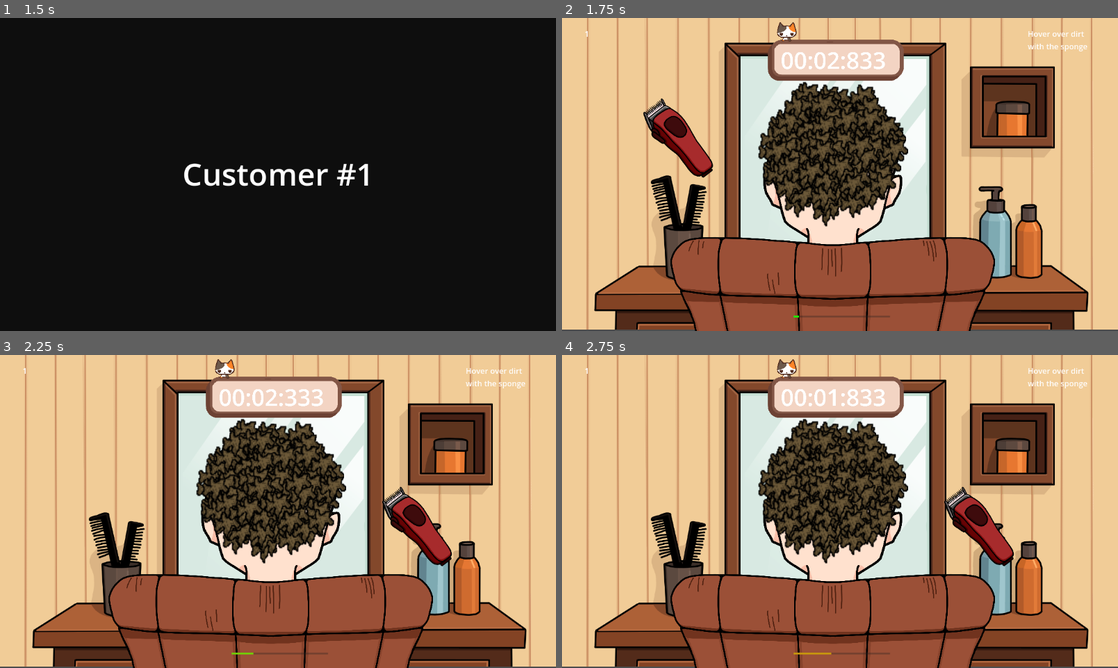
Above: before the commit, frames 1-4 (two rows, left to right).
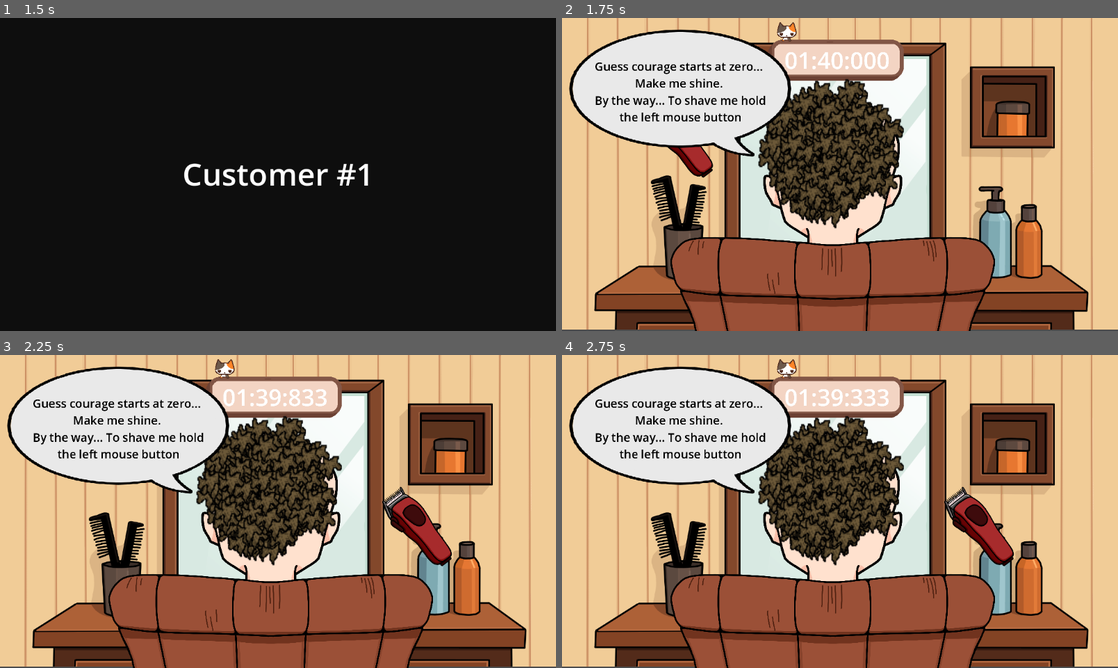
Above: after the commit, the same moments.

Repository: Warreign/fortune-favors-the-bold
Game: Godot game, scene res://MainMenu/MainMenu.tscn
Same seed, same stepped clock (60 frames per second), same inputs: the game is played once before the commit and once after it.
Inputs (mouse positions are in pixels of both pictures, inside the frame that each line leads up to):
- Up to frame 1 (1.5 s): click "Start" at 0.5 s; click "Start" at 1.25 s
- Up to frame 2 (1.75 s): no input
- Up to frame 3 (2.25 s): tap Enter at 2 s; move the mouse to (400, 495) at 2.02 s; press the mouse at (400, 495) at 2.03 s
- Up to frame 4 (2.75 s): tap Space (start_shaving, bound only after the commit) at 2.3 s

Frame 1 is identical in both runs. In frame 2, 18% of the frame differs, in the area x 1-95%, y 3-96%; in frame 3, 18%; in frame 4, 18%.

Commit message:
text bubble

Diff:
--- /dev/null
+++ b/General/TextBubble.gd
@@ -0,0 +1,4 @@
+extends CanvasLayer
+
+func set_bubble_text(text: String) -> void:
+	$Control/Text.set_text(text)
--- /dev/null
+++ b/General/TextBubble.tscn
@@ -0,0 +1,45 @@
+[gd_scene load_steps=4 format=3 uid="uid://dyqfu107xsew7"]
+
+[ext_resource type="Script" uid="uid://b23hbdjvyn11p" path="res://General/TextBubble.gd" id="1_ggju7"]
+[ext_resource type="Texture2D" uid="uid://qee3ddxestpx" path="res://Sprites/WashGame/567677420eb4ab09.png" id="1_wntst"]
+
+[sub_resource type="StyleBoxTexture" id="StyleBoxTexture_wntst"]
+content_margin_left = 20.0
+content_margin_top = 20.0
+content_margin_right = 20.0
+content_margin_bottom = 20.0
+texture = ExtResource("1_wntst")
+expand_margin_left = 80.0
+expand_margin_top = 50.0
+expand_margin_right = 80.0
+expand_margin_bottom = 60.0
+region_rect = Rect2(50, 169, 540, 403)
+
+[node name="TextBubble" type="CanvasLayer"]
+script = ExtResource("1_ggju7")
+
+[node name="Control" type="Control" parent="."]
+texture_filter = 1
+layout_mode = 3
+anchors_preset = 0
+offset_left = -24.0
+offset_top = -84.0
+offset_right = -24.0
+offset_bottom = -84.0
+scale = Vector2(0.5, 0.5)
+
+[node name="Text" type="Label" parent="Control"]
+layout_mode = 0
+offset_left = 158.0
+offset_top = 266.0
+offset_right = 920.0
+offset_bottom = 682.0
+theme_override_colors/font_color = Color(0, 0, 0, 1)
+theme_override_font_sizes/font_size = 48
+theme_override_styles/normal = SubResource("StyleBoxTexture_wntst")
+text = "Guess courage starts at zero...
+Make me shine.
+By the way... To shave me hold the left mouse button"
+horizontal_alignment = 1
+vertical_alignment = 1
+autowrap_mode = 2
--- a/Levels/Customer.gd
+++ b/Levels/Customer.gd
@@ -15,7 +15,7 @@
 var level_end = false
 
 func _ready() -> void:
-	$HairSpawner.connect("end", _on_level_end)
+	$HairGroom.level_ended.connect(_on_level_end)
 
 func initialize_end_screen(shave_percent: float, customer_num: int):
 	var level_end_instance = preload(level_end_widget_path).instantiate()
@@ -24,8 +24,11 @@
 
 
 func _process(delta: float):
-	if Input.is_action_just_pressed("to_main_menu"):
-		SceneLoader.load_scene(self, "main_menu", "Menu")
+	#if Input.is_action_just_pressed("to_main_menu"):
+		#SceneLoader.load_scene(self, "main_menu", "Menu")
+
+	if not $HairGroom.is_running() and Input.is_action_just_pressed("start_shaving"):
+		start_game()
 
 	if not is_paused:
 		if Input.is_action_just_pressed("pause"):
@@ -42,3 +45,6 @@
 	add_child(level_end_instance)
 	level_end_instance.initialize_level_end(customer_number, percent_shaved, is_timeout)
 	is_paused = true;
+
+func start_game() -> void:
+	$HairGroom.launch_game();
--- a/Levels/Customer0.tscn
+++ b/Levels/Customer0.tscn
@@ -1,185 +1,13 @@
-[gd_scene load_steps=13 format=3 uid="uid://4sngsrvaboha"]
+[gd_scene load_steps=4 format=3 uid="uid://4sngsrvaboha"]
 
 [ext_resource type="Script" uid="uid://bc5wc0glnq37g" path="res://Levels/Customer.gd" id="1_penn8"]
-[ext_resource type="Texture2D" uid="uid://7ugarm1hxci4" path="res://Sprites/WashGame/Game.png" id="2_je866"]
-[ext_resource type="Texture2D" uid="uid://pief7y7ppxla" path="res://Sprites/WashGame/headF.png" id="3_tsiw0"]
-[ext_resource type="Texture2D" uid="uid://dy1p8s5ej0mti" path="res://Sprites/WashGame/chair.png" id="4_8shah"]
-[ext_resource type="Script" uid="uid://blqx70sywhngi" path="res://Scripts/hair_spawner.gd" id="4_fekt3"]
-[ext_resource type="Texture2D" uid="uid://c2tdn2yv62tj8" path="res://Sprites/WashGame/timer.png" id="5_26qkr"]
-[ext_resource type="PackedScene" uid="uid://dr7seaticcntf" path="res://Prefabs/Hair.tscn" id="5_031yc"]
-[ext_resource type="Script" uid="uid://cbb0f3rgtib20" path="res://Scripts/shaver.gd" id="6_lsr2i"]
-[ext_resource type="Texture2D" uid="uid://7ixxwlmtejei" path="res://Sprites/WashGame/shaver.png" id="7_622bu"]
-[ext_resource type="Texture2D" uid="uid://ciy1ymckktomb" path="res://Sprites/WashGame/shaver_head1.png" id="8_inxs3"]
+[ext_resource type="PackedScene" uid="uid://dn2le3mwahtax" path="res://Scenes/HairGroom.tscn" id="2_sujt6"]
+[ext_resource type="PackedScene" uid="uid://dyqfu107xsew7" path="res://General/TextBubble.tscn" id="3_wujd7"]
 
-[sub_resource type="CircleShape2D" id="CircleShape2D_0nlrr"]
-radius = 129.0
-
-[sub_resource type="RectangleShape2D" id="RectangleShape2D_twggc"]
-size = Vector2(49.66404, 31.659348)
-
-[node name="HairGroom" type="Node2D"]
+[node name="Customer0" type="Node2D"]
 script = ExtResource("1_penn8")
 customer_number = 1
 
-[node name="BackgroundShaveGame" type="Sprite2D" parent="."]
-position = Vector2(575.49976, 321.50012)
-scale = Vector2(0.6015623, 0.5990741)
-texture = ExtResource("2_je866")
+[node name="HairGroom" parent="." instance=ExtResource("2_sujt6")]
 
-[node name="Head" type="Control" parent="."]
-layout_mode = 3
-anchors_preset = 0
-offset_left = 347.0
-offset_top = 27.0
-offset_right = 810.0
-offset_bottom = 490.0
-
-[node name="Head" type="Sprite2D" parent="Head"]
-position = Vector2(213.99994, 290.99994)
-scale = Vector2(0.2554876, 0.2309982)
-texture = ExtResource("3_tsiw0")
-
-[node name="Chair" type="Sprite2D" parent="."]
-position = Vector2(561, 632)
-scale = Vector2(0.207, 0.206)
-texture = ExtResource("4_8shah")
-
-[node name="Clock" type="Sprite2D" parent="."]
-position = Vector2(573, 111.000015)
-scale = Vector2(0.12, 0.12)
-texture = ExtResource("5_26qkr")
-
-[node name="ClockLabel" type="Label" parent="Clock"]
-offset_left = -1000.00024
-offset_top = -475.00015
-offset_right = 950.00024
-offset_bottom = 49.999847
-theme_override_font_sizes/font_size = 400
-text = "00:00:000"
-
-[node name="CenterContainer" type="VBoxContainer" parent="."]
-anchors_preset = 8
-anchor_left = 0.5
-anchor_top = 0.5
-anchor_right = 0.5
-anchor_bottom = 0.5
-offset_left = 480.0
-offset_top = 585.0
-offset_right = 680.0
-offset_bottom = 655.0
-grow_horizontal = 2
-grow_vertical = 2
-alignment = 1
-
-[node name="ProgressBar" type="ProgressBar" parent="CenterContainer"]
-layout_mode = 2
-max_value = 2.0
-show_percentage = false
-
-[node name="Control" type="Control" parent="CenterContainer"]
-layout_mode = 2
-
-[node name="CorrectLabel" type="Label" parent="CenterContainer/Control"]
-visible = false
-layout_mode = 0
-offset_left = -8.5
-offset_top = 0.5
-offset_right = 49.5
-offset_bottom = 23.5
-theme_override_colors/font_color = Color(0, 0.580392, 0, 1)
-text = "Clean"
-horizontal_alignment = 1
-
-[node name="WrongLabel" type="Label" parent="CenterContainer/Control"]
-visible = false
-layout_mode = 0
-offset_left = -8.5
-offset_top = 0.5
-offset_right = 49.5
-offset_bottom = 23.5
-theme_override_colors/font_color = Color(0.698039, 0, 0, 1)
-text = "Timeout"
-horizontal_alignment = 1
-
-[node name="ReferenceRect" type="ReferenceRect" parent="."]
-offset_left = 388.0
-offset_top = 180.0
-offset_right = 745.0
-offset_bottom = 528.0
-border_color = Color(1, 0, 0, 0)
-
-[node name="Area2D" type="Area2D" parent="."]
-position = Vector2(-2, -38)
-
-[node name="ReferenceHeadCollision" type="CollisionShape2D" parent="Area2D"]
-position = Vector2(563, 316)
-shape = SubResource("CircleShape2D_0nlrr")
-
-[node name="HairSpawner" type="Node" parent="."]
-script = ExtResource("4_fekt3")
-hair_prefab = ExtResource("5_031yc")
-CHANCE = 10
-
-[node name="ThinkTimer" type="Timer" parent="HairSpawner"]
-wait_time = 3.0
-one_shot = true
-autostart = true
-
-[node name="CorrectTimer" type="Timer" parent="HairSpawner"]
-wait_time = 0.2
-
-[node name="WrongTimer" type="Timer" parent="HairSpawner"]
-wait_time = 0.2
-
-[node name="Label" type="Label" parent="."]
-offset_left = 47.0
-offset_top = 21.0
-offset_right = 192.0
-offset_bottom = 65.0
-text = "0"
-
-[node name="Label2" type="Label" parent="."]
-offset_left = 965.0
-offset_top = 21.0
-offset_right = 1110.0
-offset_bottom = 65.0
-text = "Hover over dirt
-with the sponge"
-
-[node name="DirectionalLight2D" type="DirectionalLight2D" parent="."]
-energy = 0.1
-
-[node name="Shaver" type="CharacterBody2D" parent="." groups=["Shaver"]]
-z_index = 1
-position = Vector2(1, 1)
-script = ExtResource("6_lsr2i")
-
-[node name="Shaver2" type="Sprite2D" parent="Shaver"]
-visibility_layer = 2
-position = Vector2(428, 216.00002)
-rotation = -0.64751714
-scale = Vector2(0.4, 0.431)
-texture = ExtResource("7_622bu")
-
-[node name="Shaver3" type="Sprite2D" parent="Shaver"]
-visibility_layer = 2
-position = Vector2(428, 216.00002)
-rotation = -0.64751714
-scale = Vector2(0.4, 0.431)
-texture = ExtResource("8_inxs3")
-
-[node name="ColorRect" type="ColorRect" parent="Shaver"]
-visible = false
-offset_top = 1.0
-offset_right = 366.0
-offset_bottom = 181.0
-color = Color(0.992157, 0.992157, 0.227451, 1)
-
-[node name="CollisionShape2D" type="CollisionShape2D" parent="Shaver"]
-position = Vector2(355.63208, 188.14241)
-rotation = -0.65100783
-shape = SubResource("RectangleShape2D_twggc")
-
-[connection signal="timeout" from="HairSpawner/ThinkTimer" to="HairSpawner" method="_on_timer_timeout"]
-[connection signal="timeout" from="HairSpawner/CorrectTimer" to="HairSpawner" method="_on_correct_timer_timeout"]
-[connection signal="timeout" from="HairSpawner/WrongTimer" to="HairSpawner" method="_on_wrong_timer_timeout"]
+[node name="TextBubble" parent="." instance=ExtResource("3_wujd7")]
--- a/Levels/Customer1.tscn
+++ b/Levels/Customer1.tscn
@@ -1,184 +1,16 @@
-[gd_scene load_steps=13 format=3 uid="uid://crqo8o2cfemv7"]
+[gd_scene load_steps=3 format=3 uid="uid://d3alfiefarihq"]
 
 [ext_resource type="Script" uid="uid://bc5wc0glnq37g" path="res://Levels/Customer.gd" id="1_tp26c"]
-[ext_resource type="Texture2D" uid="uid://7ugarm1hxci4" path="res://Sprites/WashGame/Game.png" id="2_ttq7d"]
-[ext_resource type="Texture2D" uid="uid://pief7y7ppxla" path="res://Sprites/WashGame/headF.png" id="3_xnbha"]
-[ext_resource type="Texture2D" uid="uid://dy1p8s5ej0mti" path="res://Sprites/WashGame/chair.png" id="4_wsl7q"]
-[ext_resource type="Texture2D" uid="uid://c2tdn2yv62tj8" path="res://Sprites/WashGame/timer.png" id="5_t6ypn"]
-[ext_resource type="Script" uid="uid://blqx70sywhngi" path="res://Scripts/hair_spawner.gd" id="6_retuo"]
-[ext_resource type="PackedScene" uid="uid://dr7seaticcntf" path="res://Prefabs/Hair.tscn" id="7_wvesq"]
-[ext_resource type="Script" uid="uid://cbb0f3rgtib20" path="res://Scripts/shaver.gd" id="8_6vvar"]
-[ext_resource type="Texture2D" uid="uid://7ixxwlmtejei" path="res://Sprites/WashGame/shaver.png" id="9_rfgh6"]
-[ext_resource type="Texture2D" uid="uid://ciy1ymckktomb" path="res://Sprites/WashGame/shaver_head1.png" id="10_3niro"]
+[ext_resource type="PackedScene" uid="uid://dn2le3mwahtax" path="res://Scenes/HairGroom.tscn" id="2_mghn3"]
 
-[sub_resource type="CircleShape2D" id="CircleShape2D_0nlrr"]
-radius = 129.0
+[node name="Customer1" type="Node2D"]
+script = ExtResource("1_tp26c")
+customer_number = 1
 
-[sub_resource type="RectangleShape2D" id="RectangleShape2D_twggc"]
-size = Vector2(49.66404, 31.659348)
+[node name="HairGroom" parent="." instance=ExtResource("2_mghn3")]
 
-[node name="HairGroom" type="Node2D"]
-script = ExtResource("1_tp26c")
-customer_number = 2
+[node name="ThinkTimer" parent="HairGroom/HairSpawner" index="0"]
+wait_time = 3.0
+one_shot = true
 
-[node name="BackgroundShaveGame" type="Sprite2D" parent="."]
-position = Vector2(575.49976, 321.50012)
-scale = Vector2(0.6015623, 0.5990741)
-texture = ExtResource("2_ttq7d")
-
-[node name="Head" type="Control" parent="."]
-layout_mode = 3
-anchors_preset = 0
-offset_left = 347.0
-offset_top = 27.0
-offset_right = 810.0
-offset_bottom = 490.0
-
-[node name="Head" type="Sprite2D" parent="Head"]
-position = Vector2(213.99994, 290.99994)
-scale = Vector2(0.2554876, 0.2309982)
-texture = ExtResource("3_xnbha")
-
-[node name="Chair" type="Sprite2D" parent="."]
-position = Vector2(561, 632)
-scale = Vector2(0.207, 0.206)
-texture = ExtResource("4_wsl7q")
-
-[node name="Clock" type="Sprite2D" parent="."]
-position = Vector2(573, 111.000015)
-scale = Vector2(0.12, 0.12)
-texture = ExtResource("5_t6ypn")
-
-[node name="ClockLabel" type="Label" parent="Clock"]
-offset_left = -1000.00024
-offset_top = -475.00015
-offset_right = 950.00024
-offset_bottom = 49.999847
-theme_override_font_sizes/font_size = 400
-text = "00:00:000"
-
-[node name="CenterContainer" type="VBoxContainer" parent="."]
-anchors_preset = 8
-anchor_left = 0.5
-anchor_top = 0.5
-anchor_right = 0.5
-anchor_bottom = 0.5
-offset_left = 480.0
-offset_top = 585.0
-offset_right = 680.0
-offset_bottom = 655.0
-grow_horizontal = 2
-grow_vertical = 2
-alignment = 1
-
-[node name="ProgressBar" type="ProgressBar" parent="CenterContainer"]
-layout_mode = 2
-max_value = 2.0
-show_percentage = false
-
-[node name="Control" type="Control" parent="CenterContainer"]
-layout_mode = 2
-
-[node name="CorrectLabel" type="Label" parent="CenterContainer/Control"]
-visible = false
-layout_mode = 0
-offset_left = -8.5
-offset_top = 0.5
-offset_right = 49.5
-offset_bottom = 23.5
-theme_override_colors/font_color = Color(0, 0.580392, 0, 1)
-text = "Clean"
-horizontal_alignment = 1
-
-[node name="WrongLabel" type="Label" parent="CenterContainer/Control"]
-visible = false
-layout_mode = 0
-offset_left = -8.5
-offset_top = 0.5
-offset_right = 49.5
-offset_bottom = 23.5
-theme_override_colors/font_color = Color(0.698039, 0, 0, 1)
-text = "Timeout"
-horizontal_alignment = 1
-
-[node name="ReferenceRect" type="ReferenceRect" parent="."]
-offset_left = 388.0
-offset_top = 180.0
-offset_right = 745.0
-offset_bottom = 528.0
-border_color = Color(1, 0, 0, 0)
-
-[node name="Area2D" type="Area2D" parent="."]
-position = Vector2(-2, -38)
-
-[node name="ReferenceHeadCollision" type="CollisionShape2D" parent="Area2D"]
-position = Vector2(563, 316)
-shape = SubResource("CircleShape2D_0nlrr")
-
-[node name="HairSpawner" type="Node" parent="."]
-script = ExtResource("6_retuo")
-hair_prefab = ExtResource("7_wvesq")
-CHANCE = 10
-
-[node name="ThinkTimer" type="Timer" parent="HairSpawner"]
-wait_time = 40.0
-autostart = true
-
-[node name="CorrectTimer" type="Timer" parent="HairSpawner"]
-wait_time = 0.2
-
-[node name="WrongTimer" type="Timer" parent="HairSpawner"]
-wait_time = 0.2
-
-[node name="Label" type="Label" parent="."]
-offset_left = 47.0
-offset_top = 21.0
-offset_right = 192.0
-offset_bottom = 65.0
-text = "0"
-
-[node name="Label2" type="Label" parent="."]
-offset_left = 965.0
-offset_top = 21.0
-offset_right = 1110.0
-offset_bottom = 65.0
-text = "Hover over dirt
-with the sponge"
-
-[node name="DirectionalLight2D" type="DirectionalLight2D" parent="."]
-energy = 0.1
-
-[node name="Shaver" type="CharacterBody2D" parent="." groups=["Shaver"]]
-z_index = 1
-position = Vector2(1, 1)
-script = ExtResource("8_6vvar")
-
-[node name="Shaver2" type="Sprite2D" parent="Shaver"]
-visibility_layer = 2
-position = Vector2(428, 216.00002)
-rotation = -0.64751714
-scale = Vector2(0.4, 0.431)
-texture = ExtResource("9_rfgh6")
-
-[node name="Shaver3" type="Sprite2D" parent="Shaver"]
-visibility_layer = 2
-position = Vector2(428, 216.00002)
-rotation = -0.64751714
-scale = Vector2(0.4, 0.431)
-texture = ExtResource("10_3niro")
-
-[node name="ColorRect" type="ColorRect" parent="Shaver"]
-visible = false
-offset_top = 1.0
-offset_right = 366.0
-offset_bottom = 181.0
-color = Color(0.992157, 0.992157, 0.227451, 1)
-
-[node name="CollisionShape2D" type="CollisionShape2D" parent="Shaver"]
-position = Vector2(355.63208, 188.14241)
-rotation = -0.65100783
-shape = SubResource("RectangleShape2D_twggc")
-
-[connection signal="timeout" from="HairSpawner/ThinkTimer" to="HairSpawner" method="_on_timer_timeout"]
-[connection signal="timeout" from="HairSpawner/CorrectTimer" to="HairSpawner" method="_on_correct_timer_timeout"]
-[connection signal="timeout" from="HairSpawner/WrongTimer" to="HairSpawner" method="_on_wrong_timer_timeout"]
+[editable path="HairGroom"]
--- /dev/null
+++ b/Scenes/HairGroom.gd
@@ -0,0 +1,20 @@
+extends Node2D
+
+signal level_ended(is_timeout: bool, percent: float)
+
+func _ready() -> void:
+	$HairSpawner.end.connect(_emit_end)
+	pass
+
+func _emit_end(is_timeout: bool, percent: float) -> void:
+	level_ended.emit(is_timeout, percent)
+
+func _end_print(is_timeout: bool, percent: float) -> void:
+	print("Level ended " + String.chr(is_timeout) + " " + String.num(percent, 2))
+
+func launch_game() -> void:
+	$HairSpawner/ThinkTimer.start()
+	pass
+
+func is_running() -> bool:
+	return not $HairSpawner/ThinkTimer.is_stopped()
--- a/Scenes/HairGroom.tscn
+++ b/Scenes/HairGroom.tscn
@@ -2,7 +2,7 @@
 
 [ext_resource type="Texture2D" uid="uid://7ugarm1hxci4" path="res://Sprites/WashGame/Game.png" id="1_0nlrr"]
 [ext_resource type="Script" uid="uid://blqx70sywhngi" path="res://Scripts/hair_spawner.gd" id="1_hivxq"]
-[ext_resource type="Script" uid="uid://bc5wc0glnq37g" path="res://Levels/Customer.gd" id="1_ue8b2"]
+[ext_resource type="Script" uid="uid://bpkntrliw2cqo" path="res://Scenes/HairGroom.gd" id="1_ove2h"]
 [ext_resource type="Texture2D" uid="uid://pief7y7ppxla" path="res://Sprites/WashGame/headF.png" id="2_0nlrr"]
 [ext_resource type="Script" uid="uid://cbb0f3rgtib20" path="res://Scripts/shaver.gd" id="3_i71ie"]
 [ext_resource type="Texture2D" uid="uid://dy1p8s5ej0mti" path="res://Sprites/WashGame/chair.png" id="3_ove2h"]
@@ -18,7 +18,7 @@
 size = Vector2(49.66404, 31.659348)
 
 [node name="HairGroom" type="Node2D"]
-script = ExtResource("1_ue8b2")
+script = ExtResource("1_ove2h")
 
 [node name="BackgroundShaveGame" type="Sprite2D" parent="."]
 position = Vector2(575.49976, 321.50012)
@@ -55,6 +55,8 @@
 offset_bottom = 49.999847
 theme_override_font_sizes/font_size = 400
 text = "00:00:000"
+horizontal_alignment = 1
+vertical_alignment = 1
 
 [node name="CenterContainer" type="VBoxContainer" parent="."]
 anchors_preset = 8
@@ -71,34 +73,10 @@
 alignment = 1
 
 [node name="ProgressBar" type="ProgressBar" parent="CenterContainer"]
+visible = false
 layout_mode = 2
 max_value = 2.0
 show_percentage = false
-
-[node name="Control" type="Control" parent="CenterContainer"]
-layout_mode = 2
-
-[node name="CorrectLabel" type="Label" parent="CenterContainer/Control"]
-visible = false
-layout_mode = 0
-offset_left = -8.5
-offset_top = 0.5
-offset_right = 49.5
-offset_bottom = 23.5
-theme_override_colors/font_color = Color(0, 0.580392, 0, 1)
-text = "Clean"
-horizontal_alignment = 1
-
-[node name="WrongLabel" type="Label" parent="CenterContainer/Control"]
-visible = false
-layout_mode = 0
-offset_left = -8.5
-offset_top = 0.5
-offset_right = 49.5
-offset_bottom = 23.5
-theme_override_colors/font_color = Color(0.698039, 0, 0, 1)
-text = "Timeout"
-horizontal_alignment = 1
 
 [node name="ReferenceRect" type="ReferenceRect" parent="."]
 offset_left = 388.0
@@ -121,28 +99,12 @@
 
 [node name="ThinkTimer" type="Timer" parent="HairSpawner"]
 wait_time = 100.0
-autostart = true
 
 [node name="CorrectTimer" type="Timer" parent="HairSpawner"]
 wait_time = 0.2
 
 [node name="WrongTimer" type="Timer" parent="HairSpawner"]
 wait_time = 0.2
-
-[node name="Label" type="Label" parent="."]
-offset_left = 47.0
-offset_top = 21.0
-offset_right = 192.0
-offset_bottom = 65.0
-text = "0"
-
-[node name="Label2" type="Label" parent="."]
-offset_left = 965.0
-offset_top = 21.0
-offset_right = 1110.0
-offset_bottom = 65.0
-text = "Hover over dirt
-with the sponge"
 
 [node name="DirectionalLight2D" type="DirectionalLight2D" parent="."]
 energy = 0.1
@@ -178,6 +140,7 @@
 rotation = -0.65100783
 shape = SubResource("RectangleShape2D_twggc")
 
+[connection signal="level_ended" from="." to="." method="_end_print"]
 [connection signal="timeout" from="HairSpawner/ThinkTimer" to="HairSpawner" method="_on_timer_timeout"]
 [connection signal="timeout" from="HairSpawner/CorrectTimer" to="HairSpawner" method="_on_correct_timer_timeout"]
 [connection signal="timeout" from="HairSpawner/WrongTimer" to="HairSpawner" method="_on_wrong_timer_timeout"]
--- a/Scripts/hair_spawner.gd
+++ b/Scripts/hair_spawner.gd
@@ -14,7 +14,7 @@
 var colorGreen = Color("00ff00")
 
 # inspiration for timer: https://www.youtube.com/watch?v=HrBjzSqEpwE
-var clock_format = "%02d:%02d:%02d"
+var clock_format = "%02d:%02d:%03d"
 
 var hair_list: Array[Node]
 var hair_num = 0
@@ -37,70 +37,61 @@
 	hair_num = HAIR_NUMBER
 	spawn_hairs(hair_num)
 
+	var wt = $ThinkTimer.wait_time
+	var msec = fmod(wt, 1) * 1000
+	var sec = fmod(wt, 60)
+	var minit = wt / 60
+	$"../Clock/ClockLabel".text = clock_format % [minit, sec, msec]
 
 # Called every frame. 'delta' is the elapsed time since the previous frame.
 func _process(delta: float) -> void:
 	if hair_num <= 0:
 		print("em")
-		#hair_num = HAIR_NUMBER
-		#spawn_hairs(hair_num)
 		$"../CenterContainer/Control/CorrectLabel".visible = true
-		#$CorrectTimer.start()
-		#$ThinkTimer.start()
-		#current_iteration += 1
 		emit_signal("end", false, 100.0)
 
-	if Input.is_action_just_pressed("start_cut") and not $"..".is_paused:
-		AudioManager.shave.play()
+	if ($ThinkTimer.is_stopped() and Input.is_action_just_pressed("start_shaving")):
+		$ThinkTimer.start()
 
-	if Input.is_action_just_released("start_cut"):
-		AudioManager.shave.stop()
+	if not $ThinkTimer.is_stopped():
+		if Input.is_action_just_pressed("start_cut") and not $ThinkTimer.paused:
+			AudioManager.shave.play()
 
-	if $"..".is_paused:
-		$ThinkTimer.paused = true
+		if Input.is_action_just_released("start_cut"):
+			AudioManager.shave.stop()
 
-	if not $"..".is_paused and $ThinkTimer.paused:
-		$ThinkTimer.paused = false
+		if $"../..".is_paused:
+			$ThinkTimer.paused = true
 
-	var wt = $ThinkTimer.wait_time
-	var tl = $ThinkTimer.time_left
+		if not $"../..".is_paused and $ThinkTimer.paused:
+			$ThinkTimer.paused = false
 
-	var msec = fmod(tl, 1) * 1000
-	var sec = fmod(tl, 60)
-	var minit = tl / 60
+		var wt = $ThinkTimer.wait_time
+		var tl = $ThinkTimer.time_left
 
-	$"../Clock/ClockLabel".text = clock_format % [minit, sec, msec]
+		var msec = fmod(tl, 1) * 1000
+		var sec = fmod(tl, 60)
+		var minit = tl / 60
 
-	$"../CenterContainer/ProgressBar".value = wt - tl
+		$"../Clock/ClockLabel".text = clock_format % [minit, sec, msec]
 
-	if tl < wt/2:
-		#red
-		sb.bg_color = colorOrange.lerp(colorRed, ((wt/2-tl)/(wt/2)))
-	else:
-		#green
-		sb.bg_color = colorGreen.lerp(colorOrange, ((wt-tl)/(wt/2)))
+	#$"../CenterContainer/ProgressBar".value = wt - tl
 
-	if current_iteration > MAX_ITERATION:
-		pass
-	else:
-		$"../Label".text = str(current_iteration)
-
-	#$ThinkTimer.start()
+	#if tl < wt/2:
+		##red
+		#sb.bg_color = colorOrange.lerp(colorRed, ((wt/2-tl)/(wt/2)))
+	#else:
+		##green
+		#sb.bg_color = colorGreen.lerp(colorOrange, ((wt-tl)/(wt/2)))
 
 
 func _on_timer_timeout() -> void:
 	print("Bembelem Timer")
-	$"../CenterContainer/Control/WrongLabel".visible = true
 
 	current_iteration += 1
 	emit_signal("end", true, ((1 - (float)(hair_num) / HAIR_NUMBER)) * 100.0)
 
-func _on_correct_timer_timeout() -> void:
-	$"../CenterContainer/Control/CorrectLabel".visible = false
-
-
-func _on_wrong_timer_timeout() -> void:
-	$"../CenterContainer/Control/WrongLabel".visible = false
+	$"../Clock/ClockLabel".text = clock_format % [0, 0, 0]
 
 
 func spawn_hairs(number: int):
@@ -147,7 +138,7 @@
 
 func _on_hair_cut(drt: Node) -> void:
 	var chance_current = randi() % MAX_CHANCE
-	if (Input.is_action_pressed("start_cut")) and (chance_current <= CHANCE):
+	if (Input.is_action_pressed("start_cut")) and not $ThinkTimer.paused and (chance_current <= CHANCE):
 		print(chance_current)
 		hair_list.erase(drt)
 		print(drt)
--- a/Scripts/shaver.gd
+++ b/Scripts/shaver.gd
@@ -5,7 +5,7 @@
 const SPEED := 50.0
 
 func _physics_process(_delta: float) -> void:
-	if not $"..".is_paused:
+	if not $"../..".is_paused:
 		var mouse_pos := get_global_mouse_position()
 		mouse_pos.x -= $ColorRect.size.x
 		mouse_pos.y -= $ColorRect.size.y
--- a/project.godot
+++ b/project.godot
@@ -50,3 +50,9 @@
 "events": [Object(InputEventMouseButton,"resource_local_to_scene":false,"resource_name":"","device":-1,"window_id":0,"a …(258 unchanged characters)…
 ]
 }
+start_shaving={
+"deadzone": 0.2,
+"events": [Object(InputEventKey,"resource_local_to_scene":false,"resource_name":"","device":-1,"window_id":0,"alt_pressed":false,"shift_pressed":false,"ctrl_pressed":false,"meta_pressed":false,"pressed":false,"keycode":0,"physical_keycode":32,"key_label":0,"unicode":32,"location":0,"echo":false,"script":null)
+, Object(InputEventMouseButton,"resource_local_to_scene":false,"resource_name":"","device":-1,"window_id":0,"alt_pressed":false,"shift_pressed":false,"ctrl_pressed":false,"meta_pressed":false,"button_mask":1,"position":Vector2(144, 19),"global_position":Vector2(153, 67),"factor":1.0,"button_index":1,"canceled":false,"pressed":true,"double_click":false,"script":null)
+]
+}
Not shown, added: General/TextBubble.gd.uid
Not shown, added: Scenes/HairGroom.gd.uid
Binary file added: Sprites/WashGame/567677420eb4ab09.png
Not shown, added: Sprites/WashGame/567677420eb4ab09.png.import
